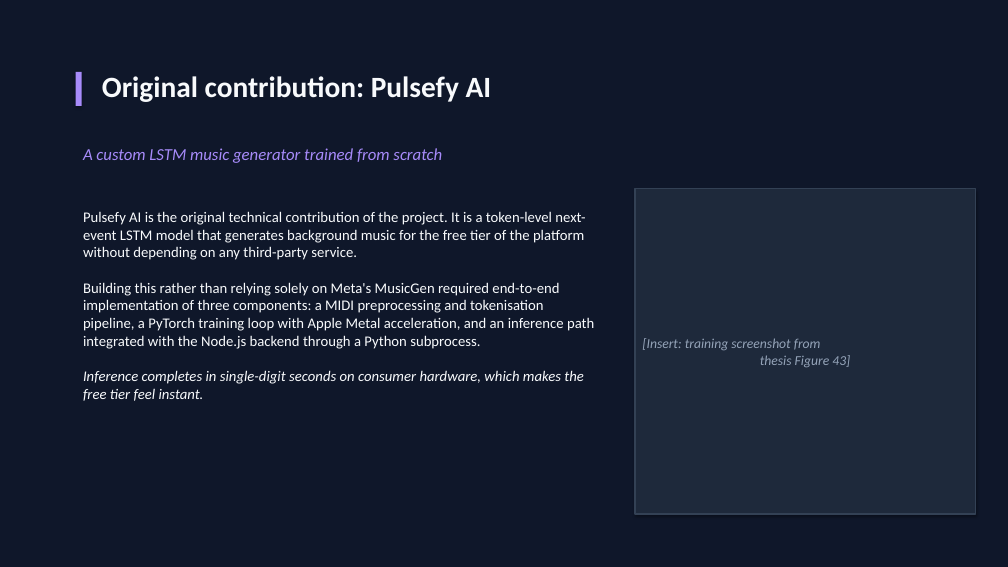
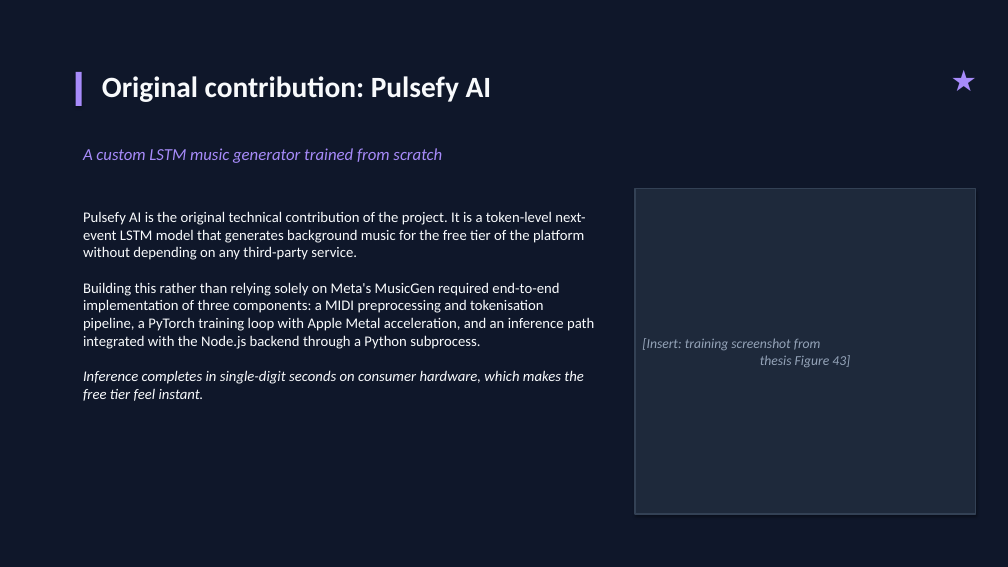
Before and after one commit to kevinvlad03/Pulsefy-Diploma-Project, a slide deck: slide 7 of docs/Pulsefy_Defense_Presentation.pptx (slide 6 before the commit). Drawn at 1008x567 pixels with LibreOffice and Linux fonts; fonts in the diff are those of the drawing. Boxes give left, top, right and bottom in pixels: in the first picture for what was removed or moved away, otherwise in the second. Text is boxed around its words. In the diff, an @@ line names an element or a change of style, - is before the commit and + after.

```diff
--- a/docs/Pulsefy_Defense_Presentation.pptx
+++ b/docs/Pulsefy_Defense_Presentation.pptx
@@ text added at <box>938,53,991,106</box>, 28 pt, text #A78BFA @@
+★
```
Also in this commit, not shown: 4 other slides changed, 2 slides added, 1 slide removed, 1 other file.
